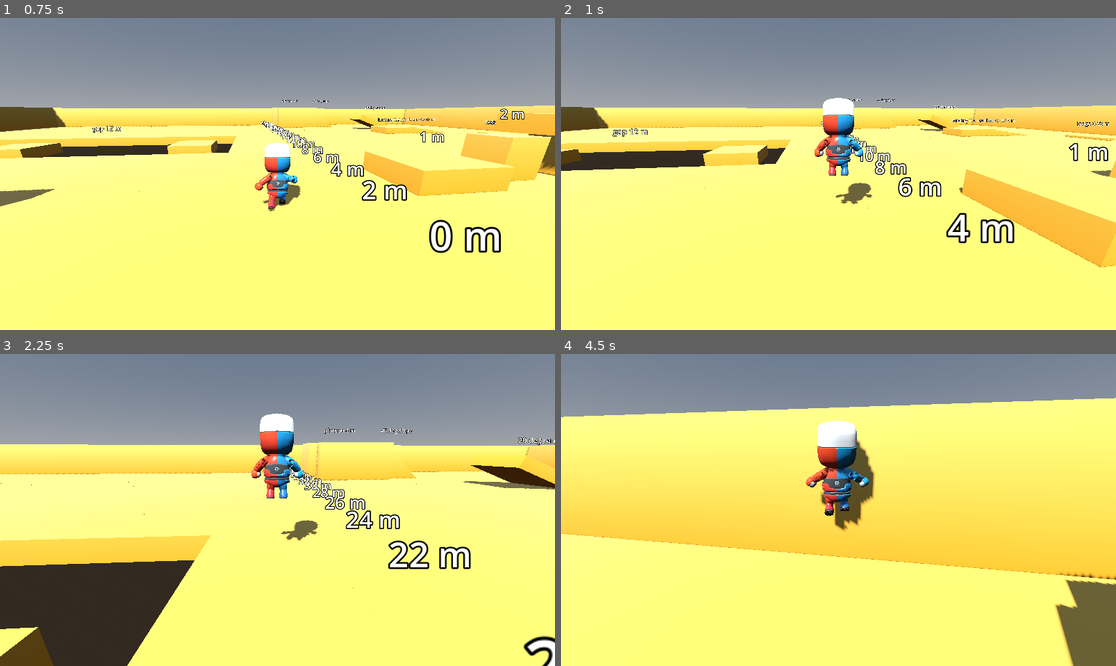
Above: before the commit, frames 1-4 (two rows, left to right).
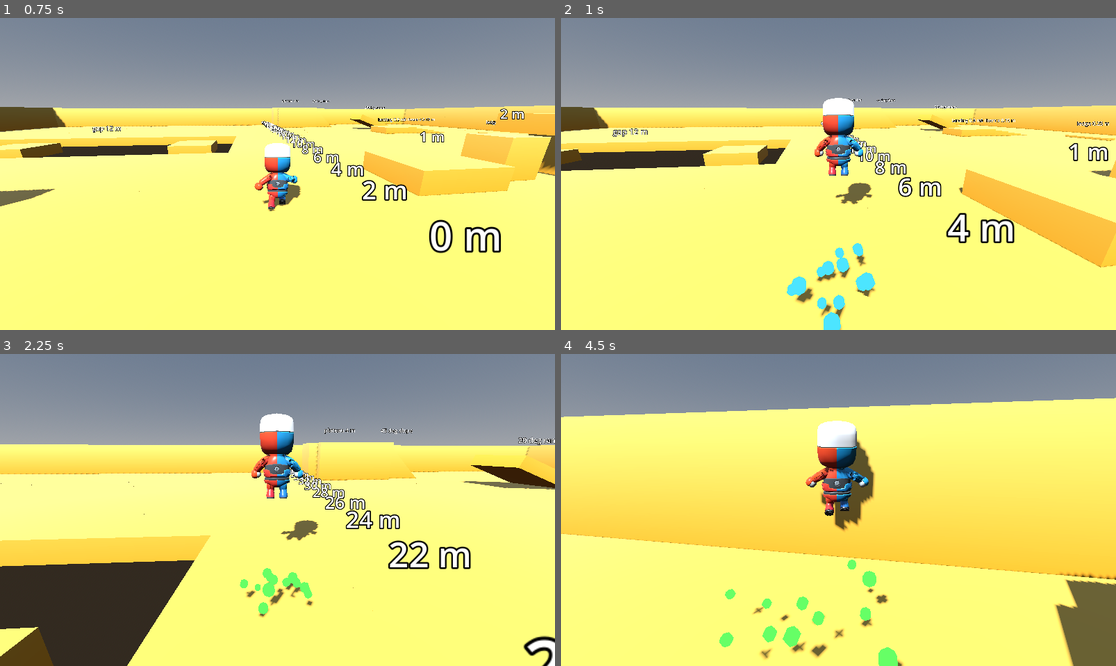
Above: after the commit, the same moments.

Repository: bistlaudio/Attimo
Game: Godot game, scene res://scenes/test/movement_gym.tscn
The game is run twice, just before and just after one commit, with the same random seed, the same clock (stepped at 60 frames per second) and the same inputs.
Inputs (mouse positions are in pixels of both pictures, inside the frame that each line leads up to):
- Up to frame 1 (0.75 s): tap Enter at 0.5 s; move the mouse to (305, 174) at 0.52 s; hold W (move_forward) from 0.53 s (still down); hold Shift (dash) from 0.53 s (still down); click (305, 174) at 0.67 s
- Up to frame 2 (1 s): keep holding W (move_forward); keep holding Shift (dash); tap Space (jump) at 0.77, 0.8 s
- Up to frame 3 (2.25 s): keep holding W (move_forward); tap Space (jump) at 1.07, 1.35, 1.52, 1.82 s; move the mouse to (249, 510) at 1.27 s; release Shift (dash) at 1.28 s; tap Shift (dash) at 1.55 s; move the mouse to (288, 503) at 2.02 s; hold Space (jump) from 2.03 s (still down); right-click (288, 503) at 2.1 s
- Up to frame 4 (4.5 s): keep holding W (move_forward); move the mouse to (832, 516) at 2.77 s; release Space (jump) at 2.78 s; tap Middle mouse button (camera_recenter) at 2.85 s; click (832, 516) at 2.92 s; tap Space (jump) at 3.02, 3.32, 3.77, 3.8, 4.07 s; tap Shift (dash) at 3.05 s; move the mouse to (877, 513) at 3.52 s; hold Shift (dash) 3.53-4.28 s; move the mouse to (794, 506) at 4.27 s; tap E (interact) at 4.35 s

Frame 1 is identical in both runs. In frame 2, 1.3% of the frame differs, in the area x 40-93%, y 40-100%; in frame 3, 0.7%; in frame 4, 1.4%, in the area x 28-62%, y 65-100%.

Commit message:
feat(quick-261106-erl): debug hit puffs for jump chain and dash hop timings
- HitPuffs listens to EventBus facts only: chain stage 2 and 3, long_jumped stage 1-3
- hit_puff.tscn placeholder CPUParticles3D, bigger and differently coloured per stage
- gym builder instances HitPuffs, gym scene regenerated
- test_feedback_guard allowlists exactly the hit puff scene and rejects gameplay references
- exception recorded in docs/CONVENTIONS.md

Co-Authored-By: Claude Sonnet 5.5 <noreply@anthropic.com>

Diff:
--- /dev/null
+++ b/attimo/scenes/debug/hit_puff.tscn
@@ -0,0 +1,28 @@
+[gd_scene format=3]
+
+[sub_resource type="StandardMaterial3D" id="StandardMaterial3D_puff"]
+shading_mode = 0
+vertex_color_use_as_albedo = true
+
+[sub_resource type="SphereMesh" id="SphereMesh_puff"]
+material = SubResource("StandardMaterial3D_puff")
+radius = 0.12
+height = 0.24
+radial_segments = 6
+rings = 3
+
+[node name="HitPuff" type="CPUParticles3D"]
+emitting = false
+amount = 14
+lifetime = 0.45
+one_shot = true
+explosiveness = 1.0
+mesh = SubResource("SphereMesh_puff")
+direction = Vector3(0, 1, 0)
+spread = 70.0
+gravity = Vector3(0, -4, 0)
+initial_velocity_min = 2.0
+initial_velocity_max = 4.0
+scale_amount_min = 0.6
+scale_amount_max = 1.2
+color = Color(1, 1, 1, 1)
--- /dev/null
+++ b/attimo/scenes/debug/hit_puffs.tscn
@@ -0,0 +1,6 @@
+[gd_scene format=3]
+
+[ext_resource type="Script" path="res://scripts/debug/hit_puffs.gd" id="1_puffs"]
+
+[node name="HitPuffs" type="Node"]
+script = ExtResource("1_puffs")
--- a/attimo/scenes/test/movement_gym.tscn
+++ b/attimo/scenes/test/movement_gym.tscn
@@ -1,49 +1,51 @@
 [gd_scene format=3]
 
-[ext_resource type="PackedScene" path="res://scenes/proto/primitive_floor.tscn" id="1_b2cw1"]
-[ext_resource type="PackedScene" path="res://scenes/proto/primitive_wall.tscn" id="2_cew64"]
-[ext_resource type="PackedScene" path="res://scenes/player/player.tscn" id="3_jp52v"]
-[ext_resource type="Script" path="res://scripts/player/player_controller.gd" id="4_dbbyd"]
-[ext_resource type="Resource" path="res://resources/player/movement_default.tres" id="5_x8l4b"]
-[ext_resource type="PackedScene" path="res://scenes/camera/camera_rig.tscn" id="6_qqmp3"]
-[ext_resource type="Script" path="res://scripts/camera/camera_rig.gd" id="7_ayfqj"]
-[ext_resource type="PackedScene" path="res://scenes/proto/primitive_cube_small.tscn" id="8_fv03r"]
-[ext_resource type="PackedScene" path="res://scenes/proto/primitive_pillar.tscn" id="9_xo2l3"]
-[ext_resource type="PackedScene" path="res://scenes/proto/primitive_slope.tscn" id="10_46p4w"]
-[ext_resource type="PackedScene" path="res://scenes/proto/primitive_beam.tscn" id="11_5d340"]
-[ext_resource type="Script" path="res://scripts/gym/fall_reset.gd" id="12_d7ysu"]
-[ext_resource type="PackedScene" path="res://scenes/proto/moving_platform.tscn" id="13_1hs2y"]
-[ext_resource type="Script" path="res://scripts/gym/moving_platform.gd" id="14_frnn4"]
-[ext_resource type="PackedScene" path="res://scenes/debug/event_log.tscn" id="15_4iwxr"]
-[ext_resource type="Script" path="res://scripts/debug/event_log.gd" id="16_ktu1a"]
-[ext_resource type="PackedScene" path="res://scenes/debug/metrics_overlay.tscn" id="17_2r725"]
-[ext_resource type="Script" path="res://scripts/debug/metrics_overlay.gd" id="18_cmsii"]
-[ext_resource type="PackedScene" path="res://scenes/debug/tuning_panel.tscn" id="19_sj3xs"]
-[ext_resource type="Script" path="res://scripts/debug/tuning_panel.gd" id="20_cjxh4"]
-
-[sub_resource type="ProceduralSkyMaterial" id="ProceduralSkyMaterial_nlb7f"]
-
-[sub_resource type="Sky" id="Sky_jarg8"]
-sky_material = SubResource("ProceduralSkyMaterial_nlb7f")
-
-[sub_resource type="Environment" id="Environment_ynbot"]
+[ext_resource type="PackedScene" path="res://scenes/proto/primitive_floor.tscn" id="1_jp52v"]
+[ext_resource type="PackedScene" path="res://scenes/proto/primitive_wall.tscn" id="2_dbbyd"]
+[ext_resource type="PackedScene" path="res://scenes/player/player.tscn" id="3_x8l4b"]
+[ext_resource type="Script" path="res://scripts/player/player_controller.gd" id="4_qqmp3"]
+[ext_resource type="Resource" path="res://resources/player/movement_default.tres" id="5_ayfqj"]
+[ext_resource type="PackedScene" path="res://scenes/camera/camera_rig.tscn" id="6_fv03r"]
+[ext_resource type="Script" path="res://scripts/camera/camera_rig.gd" id="7_xo2l3"]
+[ext_resource type="PackedScene" path="res://scenes/proto/primitive_cube_small.tscn" id="8_46p4w"]
+[ext_resource type="PackedScene" path="res://scenes/proto/primitive_pillar.tscn" id="9_5d340"]
+[ext_resource type="PackedScene" path="res://scenes/proto/primitive_slope.tscn" id="10_d7ysu"]
+[ext_resource type="PackedScene" path="res://scenes/proto/primitive_beam.tscn" id="11_1hs2y"]
+[ext_resource type="Script" path="res://scripts/gym/fall_reset.gd" id="12_frnn4"]
+[ext_resource type="PackedScene" path="res://scenes/proto/moving_platform.tscn" id="13_4iwxr"]
+[ext_resource type="Script" path="res://scripts/gym/moving_platform.gd" id="14_ktu1a"]
+[ext_resource type="PackedScene" path="res://scenes/debug/event_log.tscn" id="15_2r725"]
+[ext_resource type="Script" path="res://scripts/debug/event_log.gd" id="16_cmsii"]
+[ext_resource type="PackedScene" path="res://scenes/debug/metrics_overlay.tscn" id="17_sj3xs"]
+[ext_resource type="Script" path="res://scripts/debug/metrics_overlay.gd" id="18_cjxh4"]
+[ext_resource type="PackedScene" path="res://scenes/debug/tuning_panel.tscn" id="19_nlb7f"]
+[ext_resource type="Script" path="res://scripts/debug/tuning_panel.gd" id="20_jarg8"]
+[ext_resource type="PackedScene" path="res://scenes/debug/hit_puffs.tscn" id="21_ynbot"]
+[ext_resource type="Script" path="res://scripts/debug/hit_puffs.gd" id="22_cbepn"]
+
+[sub_resource type="ProceduralSkyMaterial" id="ProceduralSkyMaterial_frvvs"]
+
+[sub_resource type="Sky" id="Sky_gggp8"]
+sky_material = SubResource("ProceduralSkyMaterial_frvvs")
+
+[sub_resource type="Environment" id="Environment_qnlsa"]
 background_mode = 2
-sky = SubResource("Sky_jarg8")
+sky = SubResource("Sky_gggp8")
 ambient_light_source = 3
 
-[sub_resource type="BoxShape3D" id="BoxShape3D_cbepn"]
+[sub_resource type="BoxShape3D" id="BoxShape3D_minib"]
 size = Vector3(12, 4, 60)
 
-[sub_resource type="BoxShape3D" id="BoxShape3D_frvvs"]
+[sub_resource type="BoxShape3D" id="BoxShape3D_qxkxu"]
 size = Vector3(40, 4, 12)
 
-[sub_resource type="BoxShape3D" id="BoxShape3D_gggp8"]
+[sub_resource type="BoxShape3D" id="BoxShape3D_6g4d3"]
 size = Vector3(160, 4, 160)
 
 [node name="MovementGym" type="Node3D"]
 
 [node name="WorldEnvironment" type="WorldEnvironment" parent="."]
-environment = SubResource("Environment_ynbot")
+environment = SubResource("Environment_qnlsa")
 
 [node name="Sun" type="DirectionalLight3D" parent="."]
 transform = Transform3D(0.866025, 0.383022, -0.321394, 0, 0.642788, 0.766044, 0.5, -0.663414, 0.55667, 0, 0, 0)
@@ -2685,21 +2687,24 @@
 
 [node name="FallResetHall" type="Area3D" parent="." node_paths=PackedStringArray("respawn", "camera_rig")]
 transform = Transform3D(1, 0, 0, 0, 1, 0, 0, 0, 1, 0, -30, -8)
-script = ExtResource("12_d7ysu")
+script = ExtResource("12_frnn4")
 respawn = NodePath("../Spawn")
 camera_rig = NodePath("../CameraRig")
 
 [node name="CollisionShape3D" type="CollisionShape3D" parent="FallResetHall"]
-shape = SubResource("BoxShape3D_gggp8")
-
-[node name="EventLog" type="CanvasLayer" parent="." instance=ExtResource("15_4iwxr")]
+shape = SubResource("BoxShape3D_6g4d3")
+
+[node name="EventLog" type="CanvasLayer" parent="." instance=ExtResource("15_2r725")]
 layer = 100
-script = ExtResource("16_ktu1a")
-
-[node name="MetricsOverlay" type="CanvasLayer" parent="." instance=ExtResource("17_2r725")]
+script = ExtResource("16_cmsii")
+
+[node name="MetricsOverlay" type="CanvasLayer" parent="." instance=ExtResource("17_sj3xs")]
 layer = 101
-script = ExtResource("18_cmsii")
-
-[node name="TuningPanel" type="CanvasLayer" parent="." instance=ExtResource("19_sj3xs")]
+script = ExtResource("18_cjxh4")
+
+[node name="TuningPanel" type="CanvasLayer" parent="." instance=ExtResource("19_nlb7f")]
 layer = 102
-script = ExtResource("20_cjxh4")
+script = ExtResource("20_jarg8")
+
+[node name="HitPuffs" type="Node" parent="." instance=ExtResource("21_ynbot")]
+script = ExtResource("22_cbepn")
--- /dev/null
+++ b/attimo/scripts/debug/hit_puffs.gd
@@ -0,0 +1,70 @@
+class_name HitPuffs
+extends Node
+## Debug-only placeholder feedback: a small puff of particles at the player's feet when a timing is hit, so the
+## tester can see it. It listens to EventBus facts only and never touches gameplay code. Exception to the
+## no-feedback rule, recorded in docs/CONVENTIONS.md; real juice stays Phase 3+.
+##   chain_stage_changed 2 and 3: a puff for Jump 2 and the bigger one for Jump 3 (the salto). Stage 1 and the
+##   reset to 0 give nothing.
+##   long_jumped 1, 2, 3: one puff per dash-hop stack stage, bigger and a different colour per stage.
+## A missed window emits no hit fact, so it gives no puff. Strip with the other debug scripts (REL-03).
+
+const PUFF_SCENE: String = "res://scenes/debug/hit_puff.tscn"
+## Seconds after which a puff is freed (lifetime of the scene plus a margin).
+const PUFF_LIFETIME: float = 1.0
+
+## Jump chain puffs by stage 2 and 3: [color, scale].
+const CHAIN_STYLE: Dictionary = {
+	2: [Color(0.4, 1.0, 0.4), 1.0],
+	3: [Color(1.0, 0.3, 1.0), 1.8],
+}
+## Dash hop puffs by stage 1, 2 and 3: [color, scale].
+const LONG_JUMP_STYLE: Dictionary = {
+	1: [Color(0.3, 0.9, 1.0), 1.0],
+	2: [Color(1.0, 0.9, 0.2), 1.5],
+	3: [Color(1.0, 0.45, 0.1), 2.1],
+}
+
+## Number of puffs spawned so far (tests read it).
+var puffs_spawned: int = 0
+## Kind of the last puff: "chain" or "long".
+var last_kind: String = ""
+## Stage of the last puff.
+var last_stage: int = 0
+
+var _scene: PackedScene
+
+
+func _ready() -> void:
+	_scene = load(PUFF_SCENE) as PackedScene
+	EventBus.chain_stage_changed.connect(_on_chain_stage_changed)
+	EventBus.long_jumped.connect(_on_long_jumped)
+
+
+func _on_chain_stage_changed(stage: int) -> void:
+	if not CHAIN_STYLE.has(stage):
+		return
+	var player: Node3D = get_tree().get_first_node_in_group(&"player") as Node3D
+	if player == null:
+		return
+	_spawn("chain", stage, player.global_position, CHAIN_STYLE[stage])
+
+
+func _on_long_jumped(position: Vector3, stage: int) -> void:
+	if not LONG_JUMP_STYLE.has(stage):
+		return
+	_spawn("long", stage, position, LONG_JUMP_STYLE[stage])
+
+
+func _spawn(kind: String, stage: int, position: Vector3, style: Array) -> void:
+	puffs_spawned += 1
+	last_kind = kind
+	last_stage = stage
+	if _scene == null:
+		return
+	var puff: CPUParticles3D = _scene.instantiate() as CPUParticles3D
+	puff.color = style[0] as Color
+	puff.scale = Vector3.ONE * float(style[1])
+	add_child(puff)
+	puff.global_position = position
+	puff.emitting = true
+	get_tree().create_timer(PUFF_LIFETIME).timeout.connect(puff.queue_free)
--- a/attimo/tests/smoke/test_feedback_guard.gd
+++ b/attimo/tests/smoke/test_feedback_guard.gd
@@ -8,6 +8,10 @@
 const BUS_PATH: String = "res://autoload/event_bus.gd"
 const JUMP_PATH: String = "res://scripts/player/states/jump.gd"
 const STATE_MACHINE_PATH: String = "res://scripts/core/state_machine.gd"
+## The one placeholder-particle exception: the hit puff scene of the debug folder, spawned by scripts/debug/hit_puffs.gd
+## from EventBus facts only. Every other scene with a particle node still fails, and gameplay code must not name it.
+const PARTICLE_SCENE_ALLOWLIST: Array[String] = ["res://scenes/debug/hit_puff.tscn"]
+const PUFF_TOKENS: Array[String] = ["hit_puff", "HitPuff"]
 const REQUIRED_FACTS: Array[String] = ["jumped", "landed", "dash_started", "movement_state_changed"]
 
 ## Forbidden feedback tokens (case-sensitive substring match).
@@ -54,13 +58,25 @@
 					hits += 1
 					check.call(false, "%s:%d uses forbidden feedback token '%s'" % [path, i + 1, token])
 	check.call(hits == 0, "no direct feedback calls in %d gameplay scripts (%d tokens checked)" % [files.size(), FORBIDDEN_TOKENS.size()])
+	var puff_refs: int = 0
+	for path: String in files:
+		var text: String = FileAccess.get_file_as_string(path)
+		for token: String in PUFF_TOKENS:
+			if text.contains(token):
+				puff_refs += 1
+				check.call(false, "%s references the debug hit puff '%s'; only scripts/debug may" % [path, token])
+	check.call(puff_refs == 0, "no gameplay script references the debug hit puff")
 
 
 func _scan_particles(check: Callable) -> void:
 	var scenes: Array[String] = []
 	_collect(SCENE_DIR, ".tscn", scenes)
 	var hits: int = 0
+	var allowed: int = 0
 	for path: String in scenes:
+		if PARTICLE_SCENE_ALLOWLIST.has(path):
+			allowed += 1
+			continue
 		var lines: PackedStringArray = FileAccess.get_file_as_string(path).split("\n")
 		for i: int in lines.size():
 			var line: String = lines[i]
@@ -73,7 +89,8 @@
 			if type_name.contains("Particles"):
 				hits += 1
 				check.call(false, "%s:%d contains particle node type '%s'" % [path, i + 1, type_name])
-	check.call(hits == 0, "no particle nodes in %d scenes" % scenes.size())
+	check.call(allowed == PARTICLE_SCENE_ALLOWLIST.size(), "the allowlisted particle scene exists (%d of %d found)" % [allowed, PARTICLE_SCENE_ALLOWLIST.size()])
+	check.call(hits == 0, "no particle nodes in %d scenes (%d allowlisted)" % [scenes.size(), allowed])
 
 
 func _check_bus_purity(check: Callable) -> void:
--- /dev/null
+++ b/attimo/tests/smoke/test_hit_puffs.gd
@@ -0,0 +1,53 @@
+extends RefCounted
+## Debug hit puffs: the HitPuffs listener spawns a puff on chain_stage_changed 2 and 3, none on 1 and 0, and one per
+## long_jumped stage 1, 2, 3. It reacts to EventBus facts only; the facts are emitted by hand here.
+
+const Fixtures := preload("res://tests/fixtures.gd")
+const LISTENER_SCENE: String = "res://scenes/debug/hit_puffs.tscn"
+
+
+func run(tree: SceneTree, check: Callable) -> void:
+	var bus: Node = tree.root.get_node("EventBus")
+	var floor_body: StaticBody3D = Fixtures.spawn_floor(tree.root)
+	var player: PlayerController = Fixtures.spawn_player(tree.root, Vector3(3.0, 0.0, 0.0))
+	var listener: HitPuffs = (load(LISTENER_SCENE) as PackedScene).instantiate() as HitPuffs
+	tree.root.add_child(listener)
+	await Fixtures.wait_physics(tree, 3)
+
+	bus.emit_signal(&"chain_stage_changed", 1)
+	bus.emit_signal(&"chain_stage_changed", 0)
+	check.call(listener.puffs_spawned == 0 and listener.get_child_count() == 0, "(1) chain stage 1 and the reset 0 spawn no puff (spawned %d)" % listener.puffs_spawned)
+
+	bus.emit_signal(&"chain_stage_changed", 2)
+	check.call(listener.puffs_spawned == 1 and listener.last_kind == "chain" and listener.last_stage == 2, "(2) chain stage 2 spawns one puff (spawned %d)" % listener.puffs_spawned)
+	check.call(listener.get_child_count() == 1, "(2) and the puff is a child of the listener (%d)" % listener.get_child_count())
+	var small: CPUParticles3D = listener.get_child(0) as CPUParticles3D
+	check.call(small != null and small.emitting and small.one_shot, "(2) it is a one-shot CPUParticles3D that emits")
+	check.call(small != null and small.global_position.distance_to(player.global_position) < 0.01, "(2) at the player's feet")
+
+	bus.emit_signal(&"chain_stage_changed", 3)
+	check.call(listener.puffs_spawned == 2 and listener.last_stage == 3, "(3) chain stage 3 spawns a second puff (spawned %d)" % listener.puffs_spawned)
+	var big: CPUParticles3D = listener.get_child(1) as CPUParticles3D
+	check.call(big != null and small != null and big.scale.x > small.scale.x, "(3) the salto puff is bigger than the Jump 2 puff")
+
+	var before: int = listener.puffs_spawned
+	var sizes: Array[float] = []
+	var colors: Array[Color] = []
+	for stage: int in [1, 2, 3]:
+		bus.emit_signal(&"long_jumped", Vector3(0.0, 0.0, -stage), stage)
+		check.call(listener.puffs_spawned == before + stage and listener.last_kind == "long" and listener.last_stage == stage, "(4) long_jumped stage %d spawns exactly one puff (spawned %d)" % [stage, listener.puffs_spawned])
+		var puff: CPUParticles3D = listener.get_child(listener.get_child_count() - 1) as CPUParticles3D
+		sizes.append(puff.scale.x)
+		colors.append(puff.color)
+	check.call(sizes[0] < sizes[1] and sizes[1] < sizes[2], "(4) the long jump puffs grow with the stage (%s)" % [sizes])
+	check.call(colors[0] != colors[1] and colors[1] != colors[2] and colors[0] != colors[2], "(4) and differ in colour per stage")
+
+	var after: int = listener.puffs_spawned
+	bus.emit_signal(&"long_jumped", Vector3.ZERO, 0)
+	bus.emit_signal(&"chain_stage_changed", 4)
+	check.call(listener.puffs_spawned == after, "(5) unknown stages spawn nothing")
+
+	listener.queue_free()
+	player.queue_free()
+	floor_body.queue_free()
+	await tree.process_frame
--- a/attimo/tools/movement_gym_builder.gd
+++ b/attimo/tools/movement_gym_builder.gd
@@ -23,6 +23,7 @@
 const EVENT_LOG: String = "res://scenes/debug/event_log.tscn"
 const METRICS_OVERLAY: String = "res://scenes/debug/metrics_overlay.tscn"
 const TUNING_PANEL: String = "res://scenes/debug/tuning_panel.tscn"
+const HIT_PUFFS: String = "res://scenes/debug/hit_puffs.tscn"
 
 ## Hall lattice: cell (i, j) is a 4 m tile centred at (4 i, 4 j), top at y 0.
 const CELLS_X: Vector2i = Vector2i(-10, 10)
@@ -72,6 +73,7 @@
 	_instance_node(_root, EVENT_LOG, "EventLog")
 	_instance_node(_root, METRICS_OVERLAY, "MetricsOverlay")
 	_instance_node(_root, TUNING_PANEL, "TuningPanel")
+	_instance_node(_root, HIT_PUFFS, "HitPuffs")
 
 	if failure != "":
 		_root.free()
Not shown: 23 places in attimo/scenes/test/movement_gym.tscn that only renumber resources
Not shown, added: attimo/scripts/debug/hit_puffs.gd.uid
Not shown, added: attimo/tests/smoke/test_hit_puffs.gd.uid
Not shown, changed: docs/CONVENTIONS.md
